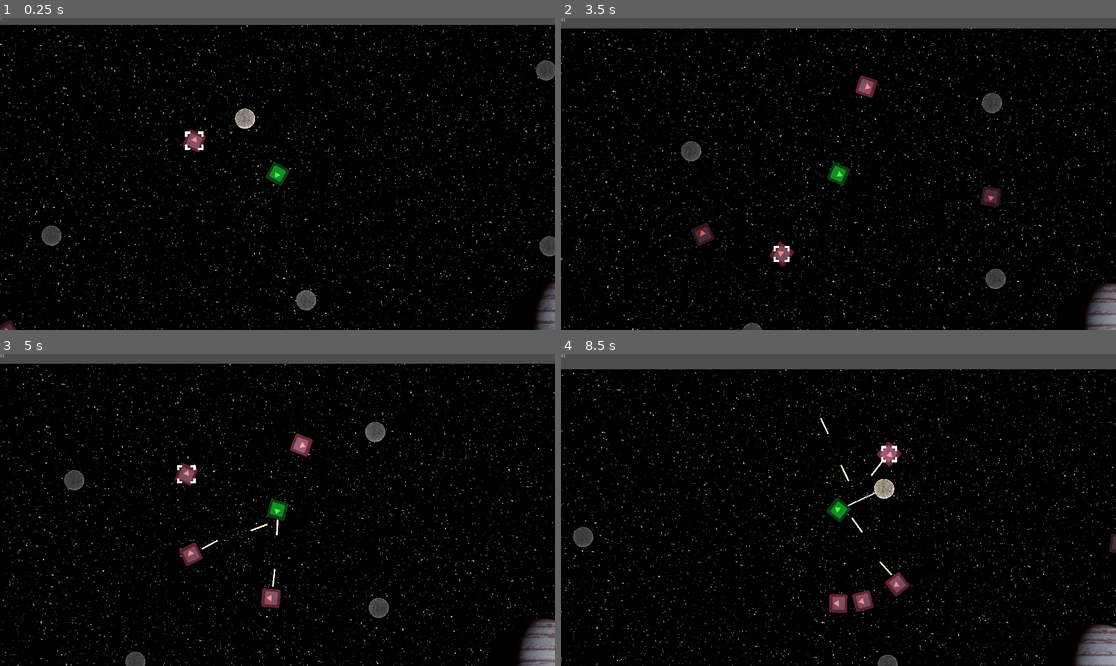
Above: before the commit, frames 1-4 (two rows, left to right).
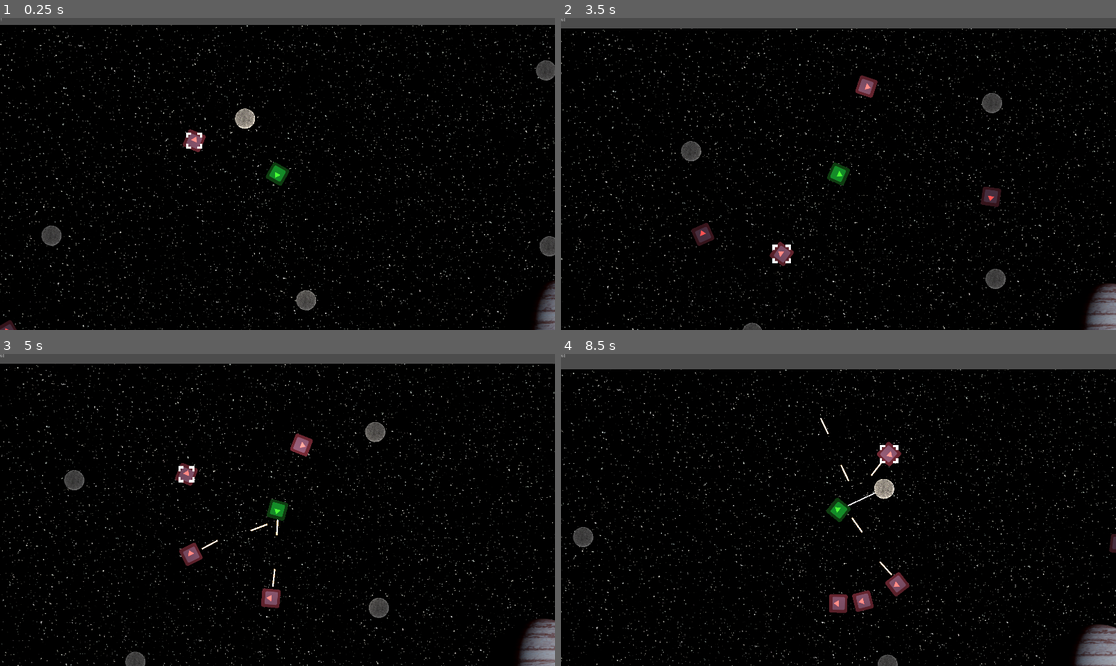
Above: after the commit, the same moments.

Repository: kpfries/moonshot2020
Game: Godot game, scene res://Scenes/Sample_Scene.tscn
The game is run twice, just before and just after one commit, with the same random seed, the same clock (stepped at 60 frames per second) and the same inputs. The project has no main scene, so this scene is started directly. The engine's default icon, where the game draws it, is replaced by a stand-in: a white triangle on a blue panel in a dark square.
Inputs (mouse positions are in pixels of both pictures, inside the frame that each line leads up to):
- Up to frame 1 (0.25 s): no input
- Up to frame 2 (3.5 s): move the mouse to (960, 158) at 0.52 s; hold Up (ui_up) 0.53-1.28 s; click (960, 158) at 0.6 s; move the mouse to (727, 189) at 1.27 s; right-click (727, 189) at 1.35 s; click (727, 189) at 1.55 s; move the mouse to (894, 105) at 2.02 s; hold Up (ui_up) from 2.03 s (still down); click (894, 105) at 2.1 s; move the mouse to (810, 236) at 2.77 s; click (810, 236) at 2.85 s
- Up to frame 3 (5 s): move the mouse to (444, 556) at 3.52 s; release Up (ui_up) at 3.53 s; hold Right mouse button (grapple) 3.53-4.28 s; click (444, 556) at 3.8 s; move the mouse to (111, 463) at 4.27 s; click (111, 463) at 4.35 s
- Up to frame 4 (8.5 s): move the mouse to (866, 510) at 5.02 s; click (866, 510) at 5.1 s; move the mouse to (755, 432) at 5.77 s; hold Up (ui_up) 5.78-8.03 s; right-click (755, 432) at 5.85 s; click (755, 432) at 6.05 s; move the mouse to (960, 494) at 6.52 s; click (960, 494) at 6.6 s; move the mouse to (727, 525) at 7.27 s; click (727, 525) at 7.35 s; move the mouse to (894, 441) at 8.02 s; hold Right mouse button (grapple) from 8.03 s (still down); click (894, 441) at 8.3 s

The runs differ from the first frame. In frame 1, less than 0.1% of the frame differs, in the area x 33-37%, y 36-43%; in frame 2, less than 0.1%, in the area x 38-42%, y 72-79%; in frame 3, less than 0.1%; in frame 4, less than 0.1%.

Commit message:
More Refactor

Diff:
--- a/Scenes/Actors/Boss1.tscn
+++ b/Scenes/Actors/Boss1.tscn
@@ -1,11 +1,13 @@
-[gd_scene load_steps=3 format=2]
+[gd_scene load_steps=4 format=2]
 
 [ext_resource path="res://icon.png" type="Texture" id=1]
+[ext_resource path="res://Scripts/Boss1.gd" type="Script" id=2]
 
 [sub_resource type="CircleShape2D" id=1]
 radius = 53.4824
 
 [node name="Boss1" type="KinematicBody2D"]
+script = ExtResource( 2 )
 
 [node name="CollisionShape2D" type="CollisionShape2D" parent="."]
 shape = SubResource( 1 )
--- a/Scenes/Actors/Enemy_Dead.tscn
+++ b/Scenes/Actors/Enemy_Dead.tscn
@@ -71,15 +71,15 @@
 amount = 96
 one_shot = true
 explosiveness = 0.62
-visibility_rect = Rect2( -100, -100, 200, 200 )
-process_material = SubResource( 6 )
+local_coords = false
+process_material = SubResource( 8 )
 
 [node name="Particles2D2" type="Particles2D" parent="."]
 emitting = false
 amount = 64
 one_shot = true
 explosiveness = 0.62
-visibility_rect = Rect2( -100, -100, 200, 200 )
+local_coords = false
 process_material = SubResource( 9 )
 
 [node name="VisibilityNotifier2D" type="VisibilityNotifier2D" parent="."]
--- /dev/null
+++ b/Scenes/Actors/Melee_Enemy.tscn
@@ -0,0 +1,15 @@
+[gd_scene load_steps=3 format=2]
+
+[ext_resource path="res://Scripts/Melee_Enemy.gd" type="Script" id=1]
+
+[sub_resource type="CircleShape2D" id=1]
+
+[node name="Melee_Enemy" type="KinematicBody2D"]
+script = ExtResource( 1 )
+
+[node name="CollisionShape2D" type="CollisionShape2D" parent="."]
+shape = SubResource( 1 )
+
+[node name="EnemyController" type="Node2D" parent="."]
+
+[node name="Sprite" type="Sprite" parent="EnemyController"]
--- a/Scenes/Actors/Player.tscn
+++ b/Scenes/Actors/Player.tscn
@@ -7,6 +7,7 @@
 [ext_resource path="res://Sprites/Combat/Muzzle_Flashes/muzzle01.png" type="Texture" id=5]
 [ext_resource path="res://Sprites/Combat/Muzzle_Flashes/muzzle02.png" type="Texture" id=6]
 [ext_resource path="res://Sprites/Combat/Muzzle_Flashes/muzzle03.png" type="Texture" id=7]
+[ext_resource path="res://Sounds/gunshot.wav" type="AudioStream" id=8]
 
 [sub_resource type="CircleShape2D" id=1]
 radius = 36.6866
@@ -93,5 +94,7 @@
 
 [node name="Target" parent="." instance=ExtResource( 3 )]
 visible = true
-frame = 0
+
+[node name="gunshotSound" type="AudioStreamPlayer" parent="."]
+stream = ExtResource( 8 )
 [connection signal="timeout" from="PlayerControl/Gun/FireRate" to="." method="_on_FireRate_timeout"]
--- /dev/null
+++ b/Scripts/Boss1.gd
@@ -0,0 +1,16 @@
+extends "res://Scripts/Enemy.gd"
+
+
+# Declare member variables here. Examples:
+# var a = 2
+# var b = "text"
+
+
+# Called when the node enters the scene tree for the first time.
+func _ready():
+	pass # Replace with function body.
+
+
+# Called every frame. 'delta' is the elapsed time since the previous frame.
+#func _process(delta):
+#	pass
--- a/Scripts/Enemy.gd
+++ b/Scripts/Enemy.gd
@@ -2,12 +2,22 @@
 
 
 
+export var health: int = 5
+export var speed: int = 300
+export var targetdistance: int = 300
+export var detection_distance = 1200
+export var acceleration: float = 0.2
+export var bullet_spread: float = 0.2
 
+var velocity: Vector2 = Vector2(0,0)
 
 export var bullet_speed: int
 export var clip_size: int = 10
 var bullets_remaining: int = 0
 var bullet_scn := preload("res://Scenes/Projectiles/Bullet.tscn")
+onready var random = RandomNumberGenerator.new()
+
+onready var player = get_tree().get_nodes_in_group('Player')[0]
 
 
 # Called when the node enters the scene tree for the first time.
@@ -15,6 +25,36 @@
 	pass # Replace with function body.
 
 
+func chase(target_distance):
+	#look_at(player.global_position)
+	var rotations = player.global_position.angle_to_point(global_position)
+	var look_vec = 0
+	if global_position.distance_to(player.global_position) >= target_distance + 100:
+		look_vec = Vector2(1,0).rotated(rotations)
+	else:
+		var std_look_vec = Vector2(1,0).rotated(rotations)
+		var orth_look_vec = Vector2(1,0).rotated((rotations + PI/2))
+		look_vec = orth_look_vec.linear_interpolate(std_look_vec, clamp((global_position.distance_to(player.global_position)-target_distance)/100, 0.0, 1.0))
+	return look_vec
+
+
+func shoot(gun):
+	var bullet := bullet_scn.instance()
+
+	var spread = random.randf_range(0.0, bullet_spread) - bullet_spread/2
+	bullet.vector = Vector2(1,0).rotated(rotation + spread)
+	bullet.global_transform = gun.global_transform
+	bullet.parent_speed = velocity
+	get_tree().current_scene.add_child(bullet)
+
+func damage(dmg):
+	health -= dmg
+	if health < 1:
+		die()
+
+func die():
+	pass
+
 # Called every frame. 'delta' is the elapsed time since the previous frame.
 #func _process(delta):
 #	pass
--- a/Scripts/Enemy_KB.gd
+++ b/Scripts/Enemy_KB.gd
@@ -1,22 +1,13 @@
 extends "res://Scripts/Enemy.gd"
-
-export var health: int = 5
-export var speed: int = 300
-export var targetdistance: int = 300
-export var detection_distance = 1200
-export var acceleration: float = 0.2
-export var bullet_spread: float = 0.2
-
-var velocity: Vector2 = Vector2(0,0)
 
 
 var enemy_dead := preload("res://Scenes/Actors/Enemy_Dead.tscn")
 onready var gun = $EnemyController/Gun
 onready var fire_frequency = $EnemyController/Gun/FireFrequency
 onready var ReloadTimer = $EnemyController/Gun/ReloadTimer
-onready var random = RandomNumberGenerator.new()
 
-onready var player = get_tree().get_nodes_in_group('Player')[0]
+
+
 
 
 # Called when the node enters the scene tree for the first time.
@@ -30,8 +21,9 @@
 
 # Called every frame. 'delta' is the elapsed time since the previous frame.
 func _physics_process(delta):
+	look_at(player.global_position)
 	if player.global_position.distance_to(global_position) < detection_distance:
-		velocity = velocity.linear_interpolate(chase() * speed, acceleration)
+		velocity = velocity.linear_interpolate(chase(targetdistance) * speed, acceleration)
 		fire_frequency.paused = false
 	else:
 		velocity = velocity.linear_interpolate(Vector2(0,0), acceleration)
@@ -39,32 +31,12 @@
 	velocity = move_and_slide(velocity)
 
 
-func chase():
-	look_at(player.global_position)
-	var look_vec = 0
-	if global_position.distance_to(player.global_position) >= targetdistance + 100:
-		look_vec = Vector2(1,0).rotated(rotation)
-	else:
-		var std_look_vec = Vector2(1,0).rotated(rotation)
-		var orth_look_vec = Vector2(1,0).rotated((rotation + PI/2))
-		look_vec = orth_look_vec.linear_interpolate(std_look_vec, clamp((global_position.distance_to(player.global_position)-targetdistance)/100, 0.0, 1.0))
-	return look_vec
 
 
-func shoot():
-	var bullet := bullet_scn.instance()
-
-	var spread = random.randf_range(0.0, bullet_spread) - bullet_spread/2
-	bullet.vector = Vector2(1,0).rotated(rotation + spread)
-	bullet.global_transform = gun.global_transform
-	bullet.parent_speed = velocity
-	get_tree().current_scene.add_child(bullet)
 
 
-func damage(dmg):
-	health -= dmg
-	if health < 1:
-		die()
+
+
 func die():
 	var corpse = enemy_dead.instance()
 	corpse.linear_velocity = velocity
@@ -77,7 +49,7 @@
 
 func _on_FireFrequency_timeout():
 	if bullets_remaining > 0:
-		shoot()
+		shoot(gun)
 		bullets_remaining -= 1
 		fire_frequency.start()
 	else:
--- /dev/null
+++ b/Scripts/Melee_Enemy.gd
@@ -0,0 +1,13 @@
+extends "res://Scripts/Enemy.gd"
+
+
+# Called when the node enters the scene tree for the first time.
+func _ready():
+	health = 4
+	speed = 1000
+	pass # Replace with function body.
+
+
+# Called every frame. 'delta' is the elapsed time since the previous frame.
+#func _process(delta):
+#	pass
--- a/Scripts/Player.gd
+++ b/Scripts/Player.gd
@@ -24,6 +24,7 @@
 onready var gun = $PlayerControl/Gun
 onready var fire_frequency = $PlayerControl/Gun/FireRate
 onready var muzzle_flash = $PlayerControl/Gun/Muzzle_Flash
+onready var shot_sound = $gunshotSound
 
 
 func _ready():
@@ -55,13 +56,6 @@
 			grapple.set_node_b(NodePath(""))
 			tether_line.points = Array()
 
-	#eventually check if equipped weapon is repeating and spawn another bullet when elapsed time exceeds firerate but for now we're doing semi auto
-#	if Input.is_action_just_pressed("shoot"):
-#		var bullet := bullet_scn.instance()
-#		bullet.vector = position.direction_to(cursor_pos)
-#		bullet.global_transform = gun.global_transform
-#		bullet.parent_speed = linear_velocity
-#		get_tree().current_scene.add_child(bullet)
 	if Input.is_action_just_pressed("shoot"):
 		shoot()
 		fire_frequency.paused = false
@@ -105,6 +99,7 @@
 	bullet.global_transform = gun.global_transform
 	bullet.parent_speed = linear_velocity
 	get_tree().current_scene.add_child(bullet)
+	shot_sound.play()
 
 func damage(dmg):
 	health -= dmg
Not shown: 3 places in Scenes/Actors/Enemy_Dead.tscn that only renumber resources
Not shown: 1 places in Scenes/Actors/Player.tscn that only renumber resources
Not shown, added: Sounds/gunshot.wav.import
Not shown, added: Sounds/gunshot.wav
